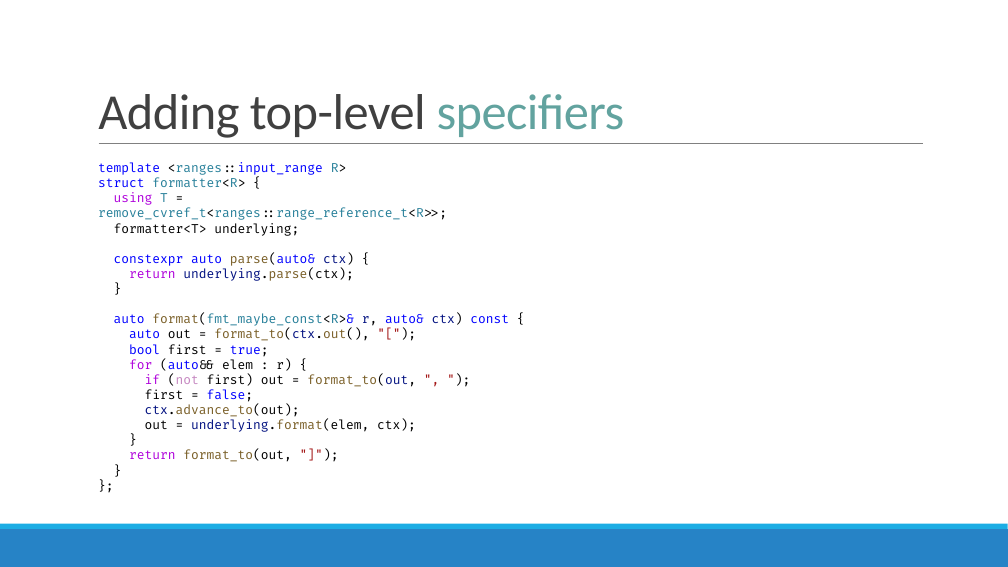
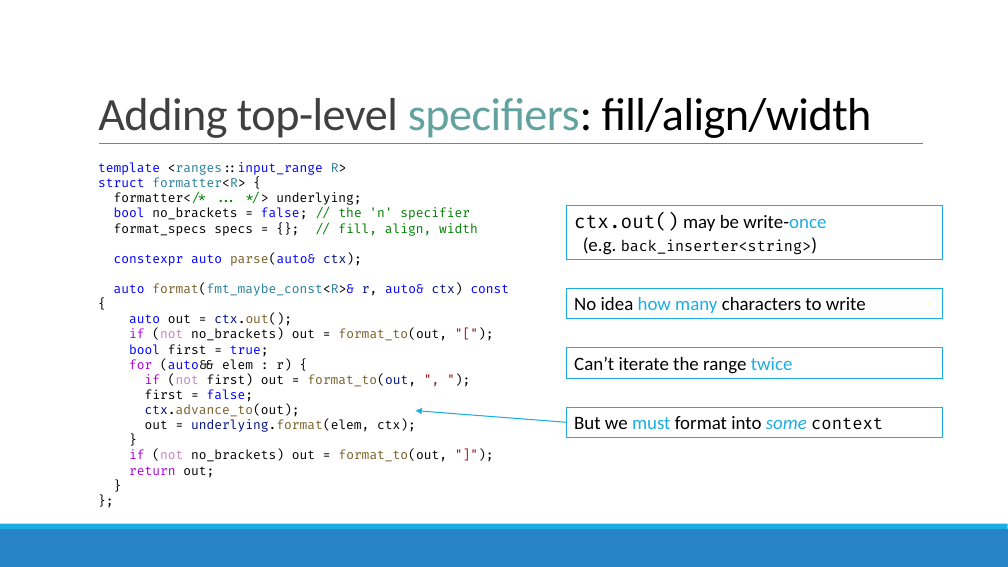
Before and after one commit to brevzin/cpp_proposals, a slide deck: slide 126 of talks/202209_cppcon/The Surprising Complexity of Formatting Ranges.pptx (slide 105 before the commit). Drawn at 1008x567 pixels with LibreOffice and Linux fonts; fonts in the diff are those of the drawing. Boxes give left, top, right and bottom in pixels: in the first picture for what was removed or moved away, otherwise in the second. Text is boxed around its words. In the diff, an @@ line names an element or a change of style, - is before the commit and + after.

Commit message:
Updating slides.

```diff
--- a/talks/202209_cppcon/The Surprising Complexity of Formatting Ranges.pptx
+++ b/talks/202209_cppcon/The Surprising Complexity of Formatting Ranges.pptx
@@ title at <box>98,98,872,138</box>: text changed; size 48 to 44 pt; text colour #404040 to #000000 @@
-Adding top-level specifiers
+Adding top-level specifiers: fill/align/width
@@ text at <box>114,192,478,266</box>: text changed @@
-using T = remove_cvref_t<ranges::range_reference_t<R>>;
-formatter<T> underlying;
-constexpr auto parse(auto& ctx) {
-return underlying.parse(ctx);
-}
+formatter</* ... */> underlying;
+bool no_brackets = false; // the 'n' specifier
+format_specs specs = {}; // fill, align, width
+constexpr auto parse(auto& ctx);
@@ rectangle added at <box>567,206,943,259</box>, outline #1CADE4 0.75 pt, 18 pt, text #000000 @@
+ctx.out() may be write-once
+(e.g. back_inserter<string>)
@@ rectangle added at <box>567,288,943,318</box>, outline #1CADE4 0.75 pt, 18 pt, text #000000 @@
+No idea how many characters to write
@@ text at <box>129,313,448,341</box>: text changed; text colour #795E26 to #000000 @@
-auto out = format_to(ctx.out(), "[");
+auto out = ctx.out();
+if (not no_brackets) out = format_to(out, "[");
@@ rectangle added at <box>567,348,943,378</box>, outline #1CADE4 0.75 pt, 18 pt, text #000000 @@
+Can’t iterate the range twice
@@ arrow added from (567, 423) to (416, 411), #1CADE4 1 pt @@
@@ rectangle added at <box>567,407,943,437</box>, outline #1CADE4 0.75 pt, 18 pt, text #000000 @@
+But we must format into some context
@@ text at <box>129,449,448,478</box>: text changed; text colour #795E26 to #000000 @@
-return format_to(out, "]");
+if (not no_brackets) out = format_to(out, "]");
+return out;
```
Also in this commit, not shown: 59 other slides changed, 38 slides added, 11 slides removed.
